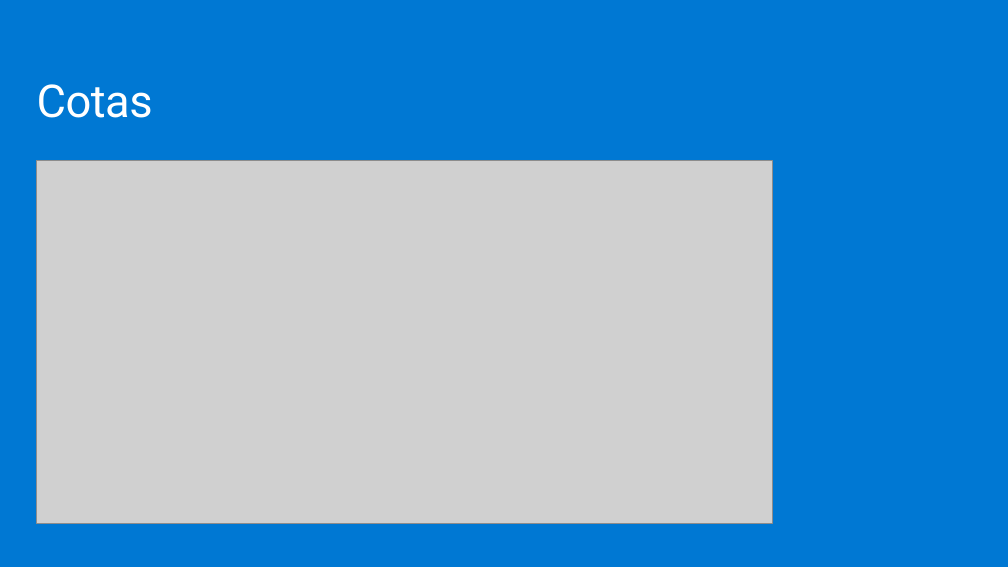
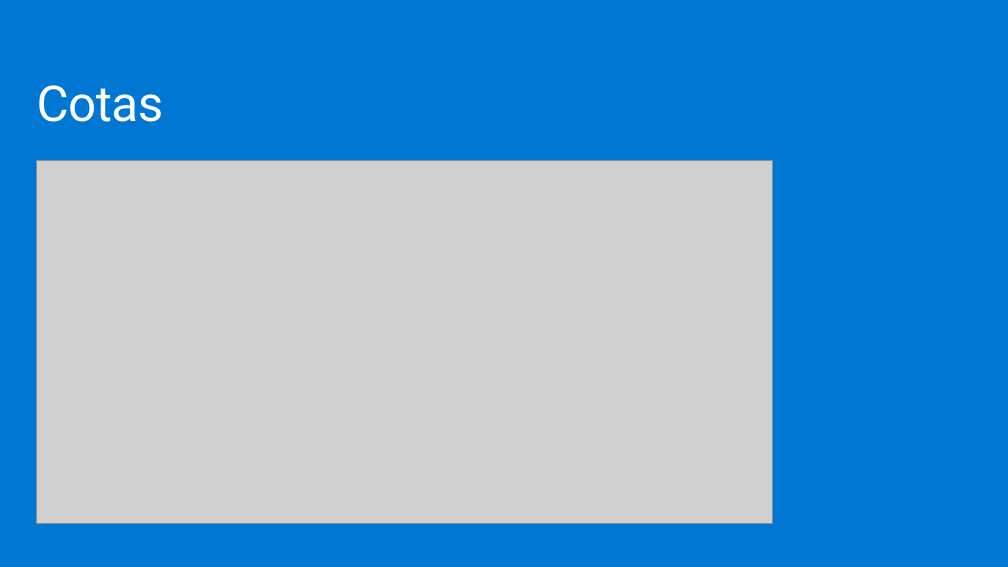
Before and after one commit to jpitapeva/azureopenai, a slide deck: slide 11 of AzureOpenAI.pptx (slide 10 before the commit). Drawn at 1008x567 pixels with LibreOffice and Linux fonts; fonts in the diff are those of the drawing; grey boxes stand for pictures; background and template pictures are left out. Boxes give left, top, right and bottom in pixels: in the first picture for what was removed or moved away, otherwise in the second. Text is boxed around its words. In the diff, an @@ line names an element or a change of style, - is before the commit and + after.

```diff
--- a/AzureOpenAI.pptx
+++ b/AzureOpenAI.pptx
@@ text "Cotas" at bbox=[37, 85, 164, 122]: size 44 to 48 pt @@
```
Also in this commit, not shown: 7 other slides changed, 1 slide added.
